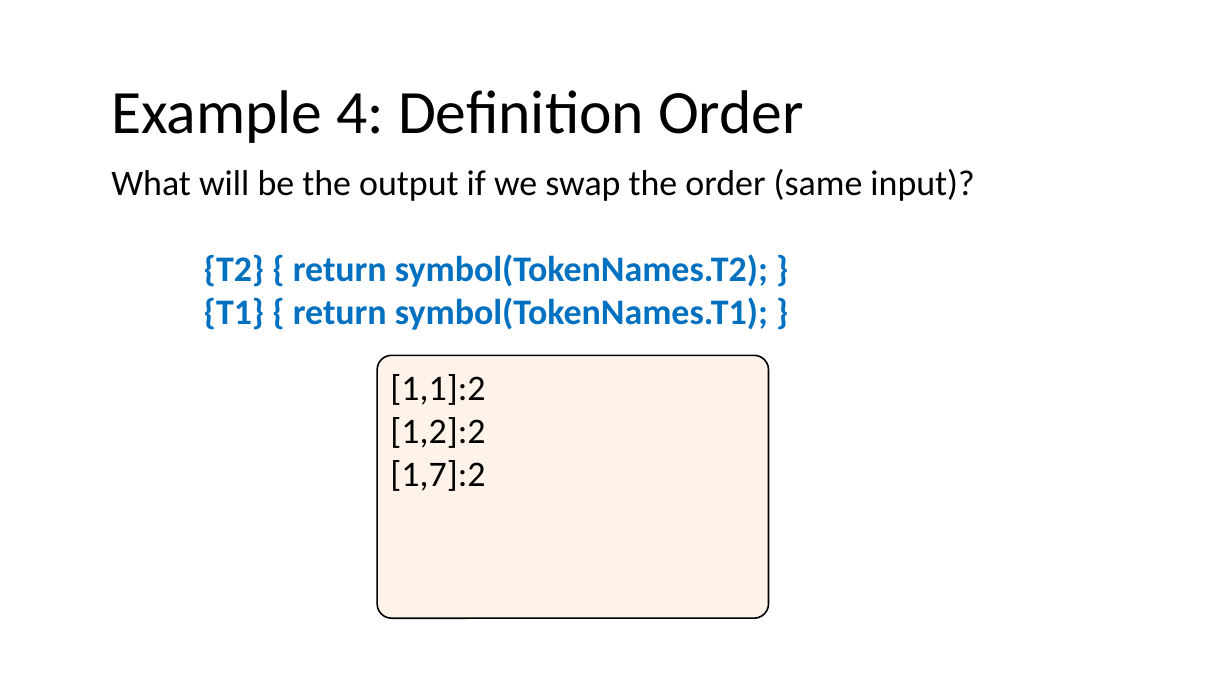
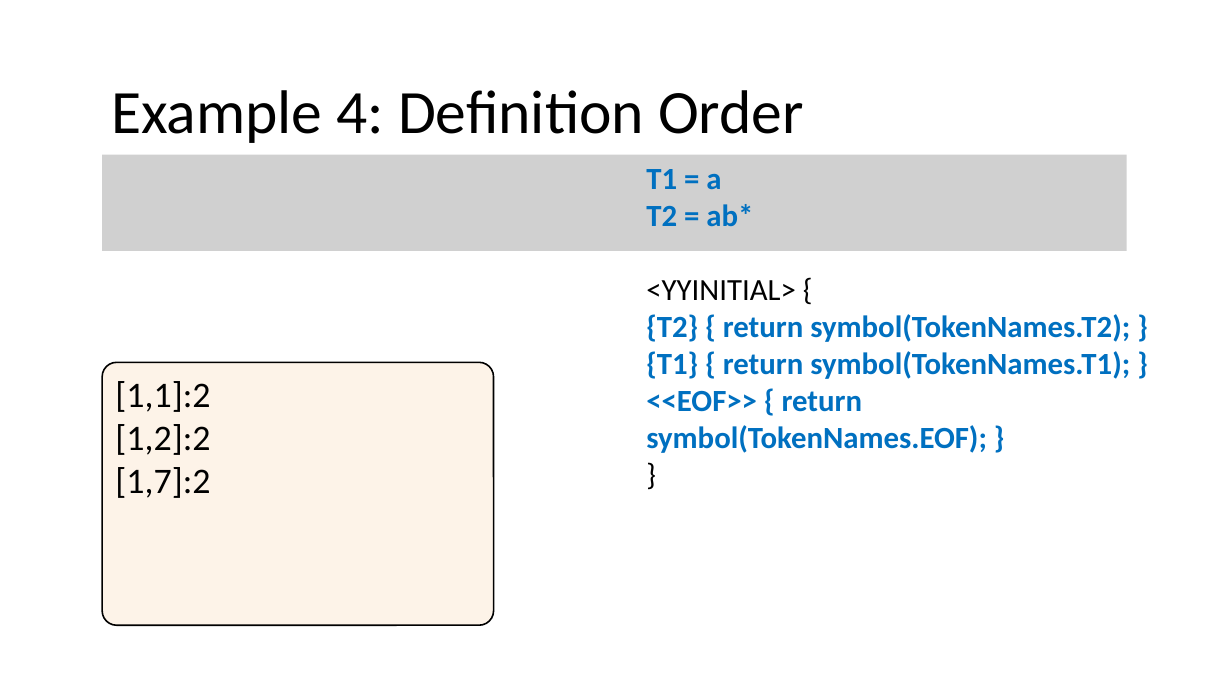
Before and after one commit to nivshani/compilation, a slide deck: slide 115 of slides/lexical_analysis.pptx. Drawn at 1232x693 pixels with LibreOffice and Linux fonts; fonts in the diff are those of the drawing; grey boxes stand for pictures. Boxes give left, top, right and bottom in pixels: in the first picture for what was removed or moved away, otherwise in the second. Text is boxed around its words. In the diff, an @@ line names an element or a change of style, - is before the commit and + after.

```diff
--- a/slides/lexical_analysis.pptx
+++ b/slides/lexical_analysis.pptx
@@ picture added at box(103, 154, 1128, 250) @@
@@ text "T1 = a": place and size @@
-text "T1 = a" at box(111, 169, 974, 330)
+text "T1 = a" at box(646, 169, 1130, 453)
@@ text at box(646, 169, 796, 300): text changed; size 28 to 24 pt @@
-What will be the output if we swap the order (same input)?
+T1 = a
+T2 = ab*
+<YYINITIAL> {
@@ text at box(646, 314, 1130, 379): size 28 to 24 pt in "{T2} { return symbol(TokenNames.T2); }", "{T1} { return symbol(TokenNames.T1); }" @@
@@ rounded rectangle "[1,1]:2": place and size @@
-rounded rectangle "[1,1]:2" at box(377, 356, 769, 619)
+rounded rectangle "[1,1]:2" at box(103, 362, 494, 626)
@@ text at box(646, 390, 987, 453): paragraphs added @@
+<<EOF>> { return symbol(TokenNames.EOF); }
+}
```
Also in this commit, not shown: 17 other slides changed, 1 slide added, 1 other file.
